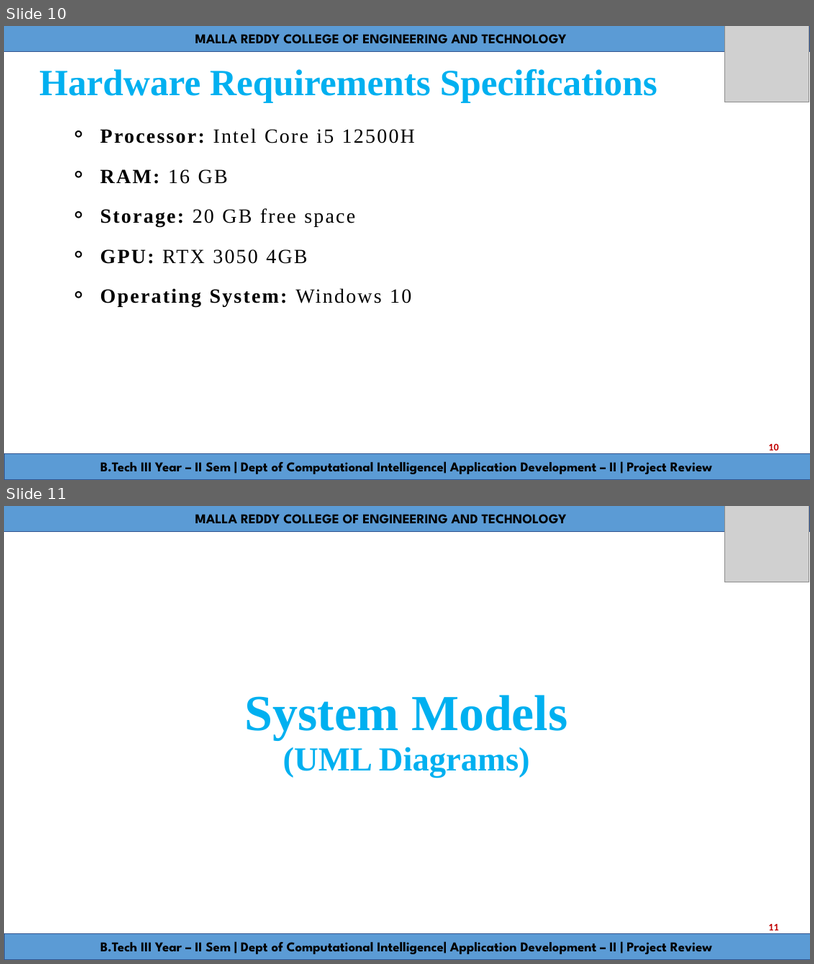
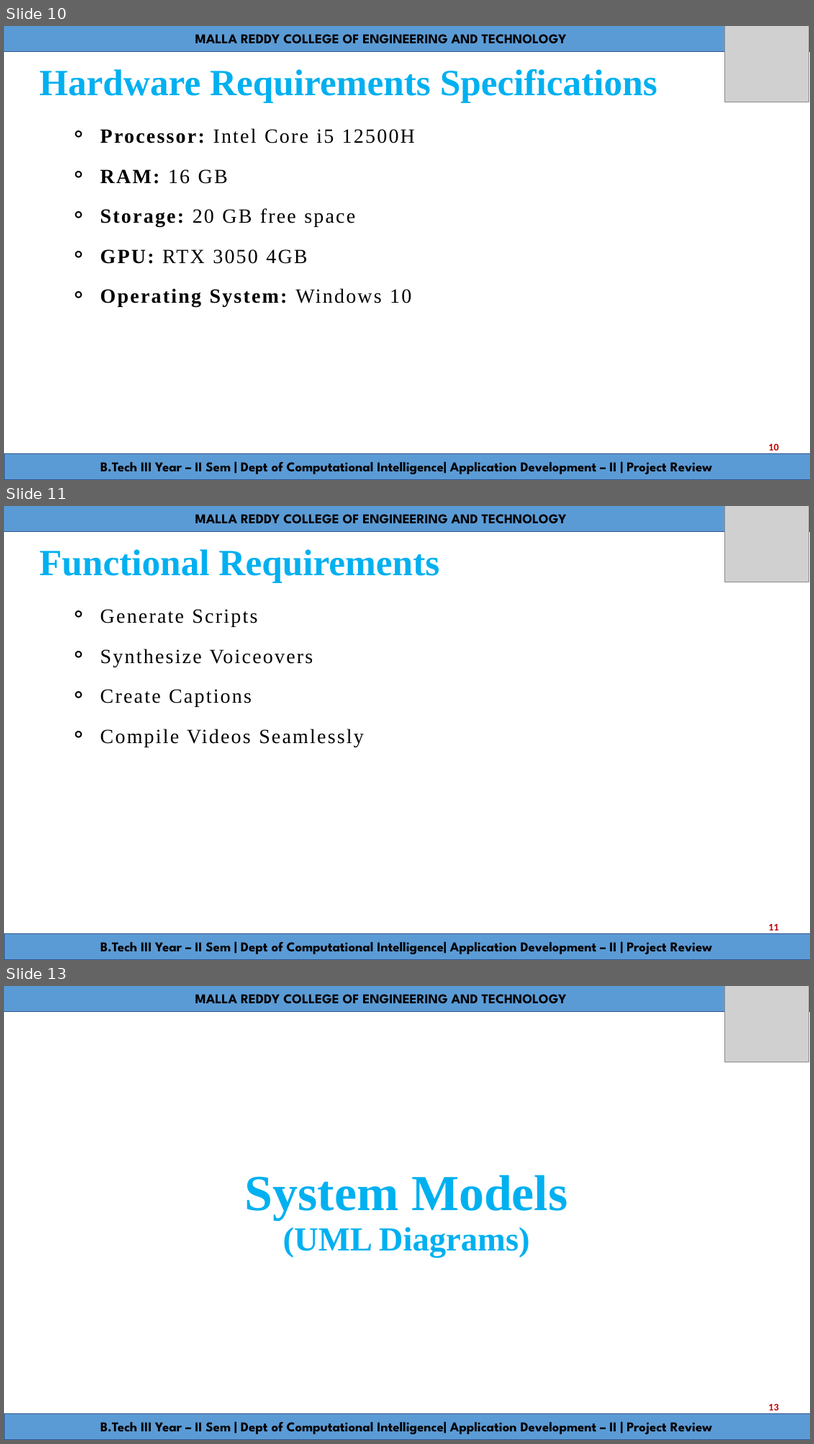
Before and after one commit to DurishettyAnirudh/AD-1, a slide deck: Documentation/PPT_video_Generator.pptx. Shown one above the other, each under a label of ours: slides 10 and 11 before the commit, slides 10, 11 and 13 after it; the slides between them are not shown. The pictures are 814x964 and 814x1444 pixels, drawn with LibreOffice and Linux fonts; fonts in the diff are those of the drawing; grey boxes stand for pictures. Boxes give left, top, right and bottom in pixels: in the first picture for what was removed or moved away, otherwise in the second. Text is boxed around its words. In the diff, an @@ line names an element or a change of style, - is before the commit and + after.

Commit message:
PPT edit in college

```diff
--- a/Documentation/PPT_video_Generator.pptx
+++ b/Documentation/PPT_video_Generator.pptx
@@ slide 11 added at [4, 506, 810, 960], background #FFFFFF @@
@@ rectangle added at [4, 506, 810, 531], fill #5B9BD5, outline #325491 1 pt @@
@@ text added at [196, 514, 567, 524], 16 pt, text #000000, bold @@
+MALLA REDDY COLLEGE OF ENGINEERING AND TECHNOLOGY
@@ picture added at [725, 506, 810, 582] @@
@@ text added at [39, 549, 440, 583], 44 pt, text #00B0F0, bold @@
+Functional Requirements
@@ text added at [100, 609, 364, 746], 24 pt, text #000000 @@
+    ⚬ Generate Scripts
+    ⚬ Synthesize Voiceovers
+    ⚬ Create Captions
+    ⚬ Compile Videos Seamlessly
@@ rectangle added at [4, 934, 810, 960], fill #5B9BD5, outline #325491 1 pt @@
@@ page number added at [769, 924, 779, 930], 12 pt, text #C00000, bold @@
+11
@@ text added at [100, 941, 712, 954], 16 pt, text #000000, bold @@
+B.Tech III Year – II Sem | Dept of Computational Intelligence| Application Development – II | Project Review
@@ what was slide 11 is now slide 13 @@
@@ page number at [769, 1404, 779, 1410]: text changed @@
-11
+13
```
Also in this commit, not shown: 5 slides changed, 4 other slides added, 5 other files.
